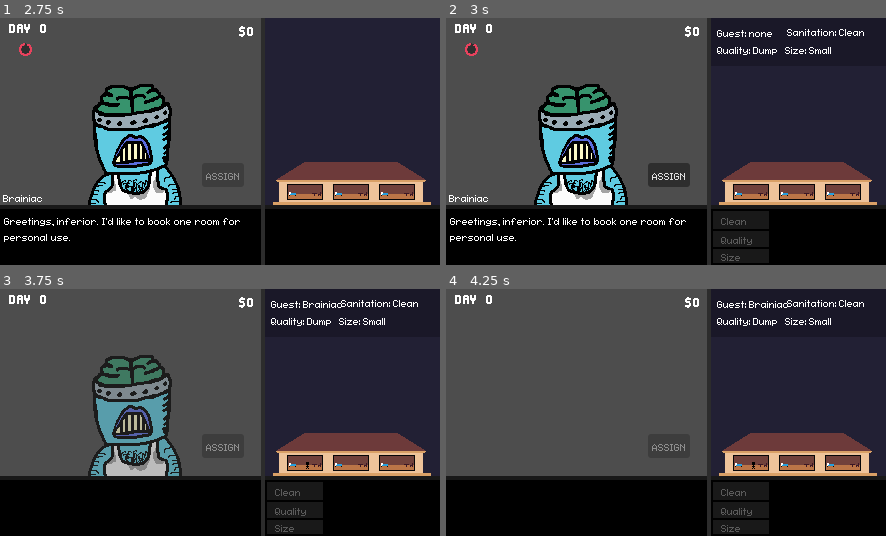
Above: before the commit, frames 1-4 (two rows, left to right).
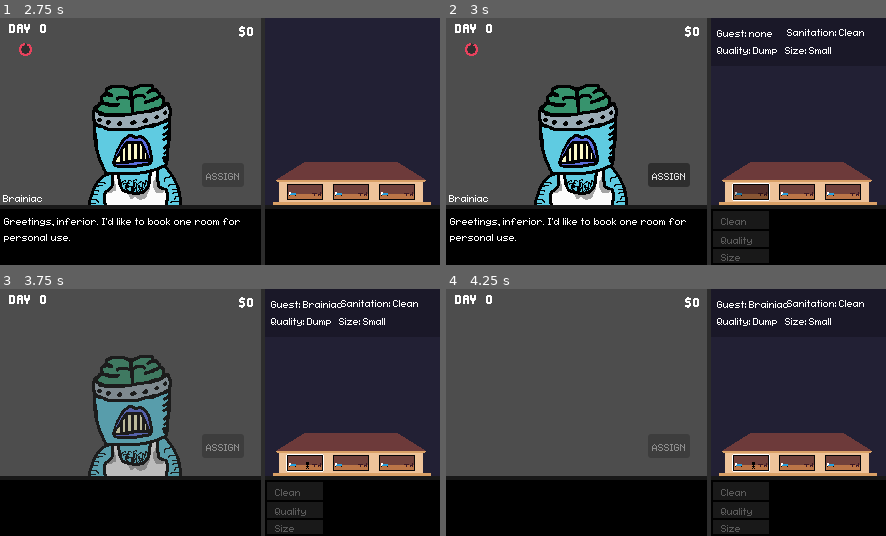
Above: after the commit, the same moments.

Repository: fawfle/brackeys-2026.1
Game: Godot game, scene res://scenes/game_scene.tscn
Same seed, same stepped clock (60 frames per second), same inputs: the game is played once before the commit and once after it.
Inputs (mouse positions are in pixels of both pictures, inside the frame that each line leads up to):
- Up to frame 1 (2.75 s): tap Enter at 0.5, 0.6 s; move the mouse to (316, 129) at 0.52 s; hold Right 0.53-1.25 s; click (132, 235) at 1.25 s; click (352, 111) at 2 s
- Up to frame 2 (3 s): click (749, 190) at 2.77 s
- Up to frame 3 (3.75 s): click "ASSIGN" at 3.5 s
- Up to frame 4 (4.25 s): no input

Frame 1 is identical in both runs. In frame 2, 0.5% of the frame differs, in the area x 65-74%, y 66-75%; in frame 3, 0.1%; in frame 4, 0.1%.

Commit message:
added selection outline

Diff:
--- a/scenes/hotel/room.tscn
+++ b/scenes/hotel/room.tscn
@@ -2,8 +2,10 @@
 
 [ext_resource type="Script" uid="uid://bfjv0sjmcksyh" path="res://scripts/room.gd" id="1_4oh1f"]
 [ext_resource type="Texture2D" uid="uid://c4sqydxoo0nlf" path="res://sprites/ui/room.png" id="2_3qhai"]
+[ext_resource type="Texture2D" uid="uid://ctj8sgrdkpxe5" path="res://sprites/ui/room_hovered.png" id="3_u8qe1"]
 [ext_resource type="Texture2D" uid="uid://cvk01ed1din40" path="res://sprites/ui/guest-icon.png" id="3_xw5ef"]
 [ext_resource type="Script" uid="uid://b8p8qqudnkfqb" path="res://scenes/hotel/guest_indicator.gd" id="4_bn68h"]
+[ext_resource type="Texture2D" uid="uid://ch6fvqd1ffg6" path="res://sprites/ui/room_selected.png" id="4_m5k2i"]
 
 [node name="Room" type="Control" unique_id=963365455 groups=["room"]]
 layout_mode = 3
@@ -26,11 +28,15 @@
 offset_bottom = 12.0
 grow_horizontal = 2
 grow_vertical = 2
+texture_hover = ExtResource("3_u8qe1")
 
 [node name="GuestIndicator" type="Sprite2D" parent="." unique_id=1629362180]
 texture = ExtResource("3_xw5ef")
 script = ExtResource("4_bn68h")
 
+[node name="FocusOutline" type="Sprite2D" parent="." unique_id=278915414]
+texture = ExtResource("4_m5k2i")
+
 [connection signal="button_down" from="TextureButton" to="." method="_on_texture_button_button_down"]
 [connection signal="mouse_entered" from="TextureButton" to="." method="_on_texture_button_mouse_entered"]
 [connection signal="mouse_exited" from="TextureButton" to="." method="_on_texture_button_mouse_exited"]
--- a/scripts/room.gd
+++ b/scripts/room.gd
@@ -3,6 +3,8 @@
 @export var sanitation: Sanitation = Sanitation.CLEAN
 @export var quality: Quality = Quality.DUMP
 @export var room_size: RoomSize = RoomSize.SMALL
+
+@onready var focus_outline: Sprite2D = $FocusOutline
 
 ## location of room in hotel. Starts at 0,0 from bottom left. Floor is location.y
 @export var location: Vector2 = Vector2.ZERO
@@ -17,6 +19,9 @@
 
 func _ready() -> void:
 	guest_indicator.visible = false
+	focus_outline.visible = false
+
+	Globals.select_room.connect(_on_room_select)
 
 var occupied: bool:
 	get: return guest != null
@@ -28,6 +33,9 @@
 	if Globals.DEBUG: print("ASSIGNING GUEST " + str(_guest) + " TO ROOM " + str(self))
 
 	guest = _guest
+
+func _on_room_select(room: Room):
+	focus_outline.visible = room == self
 
 func _on_texture_button_button_down() -> void:
 	Globals.select_room.emit(self)
Binary file added: sprites/ui/room_hovered.png
Not shown, added: sprites/ui/room_hovered.png.import
Binary file added: sprites/ui/room_selected.png
Not shown, added: sprites/ui/room_selected.png.import
Binary file changed: sprites/ui/source/room.aseprite
